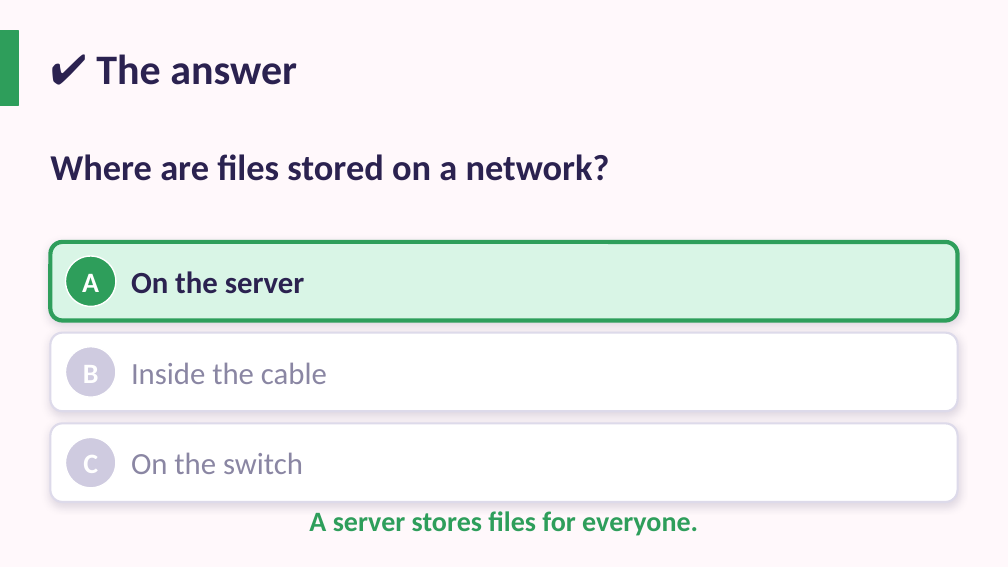
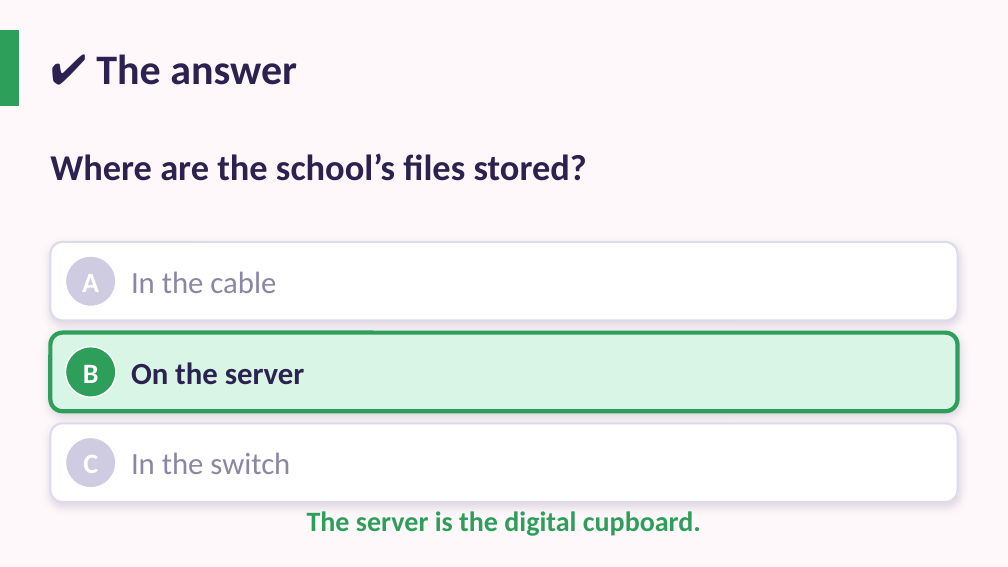
Before and after one commit to abualrif22-glitch/NBC, a slide deck: slide 27 of resources/Year-3/Y3 Unit summary - Connecting Computers.pptx (slide 80 before the commit). Drawn at 1008x567 pixels with LibreOffice and Linux fonts; fonts in the diff are those of the drawing. Boxes give left, top, right and bottom in pixels: in the first picture for what was removed or moved away, otherwise in the second. Text is boxed around its words. In the diff, an @@ line names an element or a change of style, - is before the commit and + after.

```diff
--- a/resources/Year-3/Y3 Unit summary - Connecting Computers.pptx
+++ b/resources/Year-3/Y3 Unit summary - Connecting Computers.pptx
@@ text at [50,154,587,181]: text changed @@
-Where are files stored on a network?
+Where are the school’s files stored?
@@ rounded rectangle at [50,242,958,321]: fill #D9F5E6 to #FFFFFF; outline #2E9E5B 3 pt to #DDDAEA 1.5 pt @@
@@ ellipse at [66,256,116,306]: fill #2E9E5B to #CFCBE0 @@
@@ text at [131,271,276,293]: text changed; text colour #2B2250 to #8A86A3; bold off @@
-On the server
+In the cable
@@ rounded rectangle at [50,333,958,411]: fill #FFFFFF to #D9F5E6; outline #DDDAEA 1.5 pt to #2E9E5B 3 pt @@
@@ ellipse at [66,347,116,397]: fill #CFCBE0 to #2E9E5B @@
@@ text at [131,362,305,385]: text changed; text colour #8A86A3 to #2B2250; bold on @@
-Inside the cable
+On the server
@@ text at [131,452,290,474]: text changed @@
-On the switch
+In the switch
@@ text at [307,511,701,536]: text changed @@
-A server stores files for everyone.
+The server is the digital cupboard.
```
Also in this commit, not shown: 14 other slides changed, 15 slides added, 68 slides removed, 1 other file.
